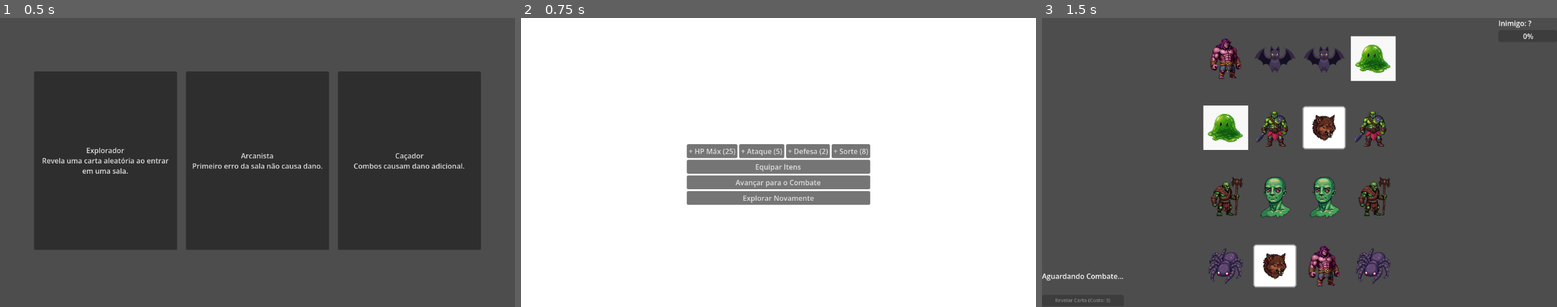
Above: before the commit, frames 1-3 (left to right).
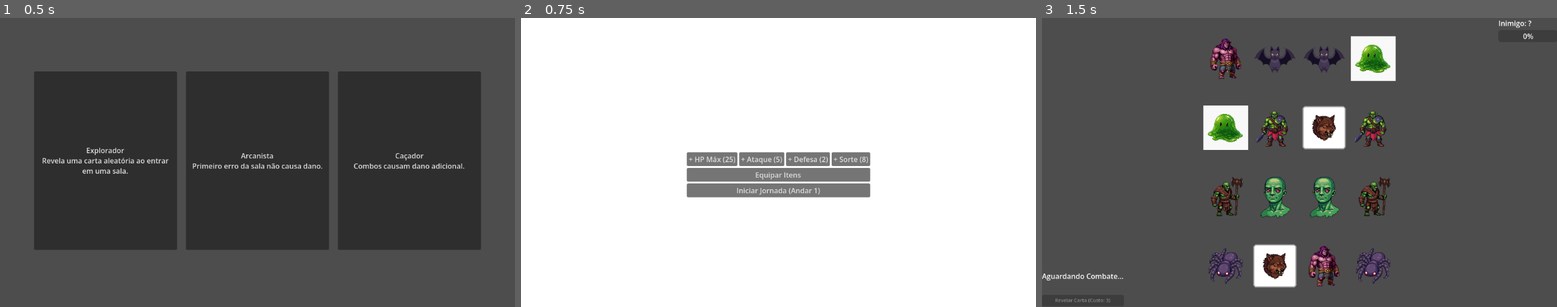
Above: after the commit, the same moments.

Repository: Italojztrindade/echo
Game: Godot game, scene res://scenes/CharacterSelect.tscn
The game is run twice, just before and just after one commit, with the same random seed, the same clock (stepped at 60 frames per second) and the same inputs.
Inputs:
- Up to frame 1 (0.5 s): no input
- Up to frame 2 (0.75 s): click "Explorador Revela uma carta a…" at 0.5 s
- Up to frame 3 (1.5 s): click "Avançar para o Combate" (after the commit: "Iniciar Jornada (Andar 1)") at 1.25 s

Frame 1 is identical in both runs. In frame 2, 3.7% of the frame differs, in the area x 32-68%, y 43-65%; in frame 3, nothing differs.

Commit message:
correcao do andar inicial
correcao do andar inicial que estava aparecendo para iniciar no andar 2 caso clica-se em avançar

Diff:
--- a/scenes/PreparationScreen.gd
+++ b/scenes/PreparationScreen.gd
@@ -49,7 +49,7 @@
 	btn_upgrade_def.disabled = !can_upgrade
 	btn_upgrade_luck.disabled = !can_upgrade
 
-	if RunManager.current_floor == 0:
+	if RunManager.current_floor <= 0:
 		# Acabou de iniciar a run. Não há o que repetir.
 		repeat_floor_button.visible = false
 		start_combat_button.text = "Iniciar Jornada (Andar 1)"
@@ -59,25 +59,13 @@
 		# Andar do Boss
 		repeat_floor_button.visible = false
 		start_combat_button.text = "Enfrentar o Chefe!"
-		start_combat_button.modulate = Color(0.9, 0.2, 0.2)
+		start_combat_button.modulate = Color(0.9, 0.2, 0.2) # Vermelho Épico
 
 	else:
 		# Andares normais (1 ao 7)
 		repeat_floor_button.visible = true
 		start_combat_button.text = "Avançar para Andar " + str(RunManager.current_floor + 1)
 		start_combat_button.modulate = Color(1, 1, 1)
-
-	if RunManager.current_floor >= boss_floor:
-		# Se for o andar do Boss, esconde o botão de repetir
-		repeat_floor_button.visible = false
-
-		# (Opcional) Muda o texto do botão principal para dar um clima épico
-		start_combat_button.text = "Enfrentar o Chefe!"
-		start_combat_button.modulate = Color(0.9, 0.2, 0.2) # Deixa o botão vermelho
-	else:
-		repeat_floor_button.visible = true
-		start_combat_button.text = "Avançar para o Combate"
-		start_combat_button.modulate = Color(1, 1, 1) # Cor original
 
 # Função responsável por gastar o ponto e aumentar o status
 func _upgrade_stat(stat_type: String) -> void:
